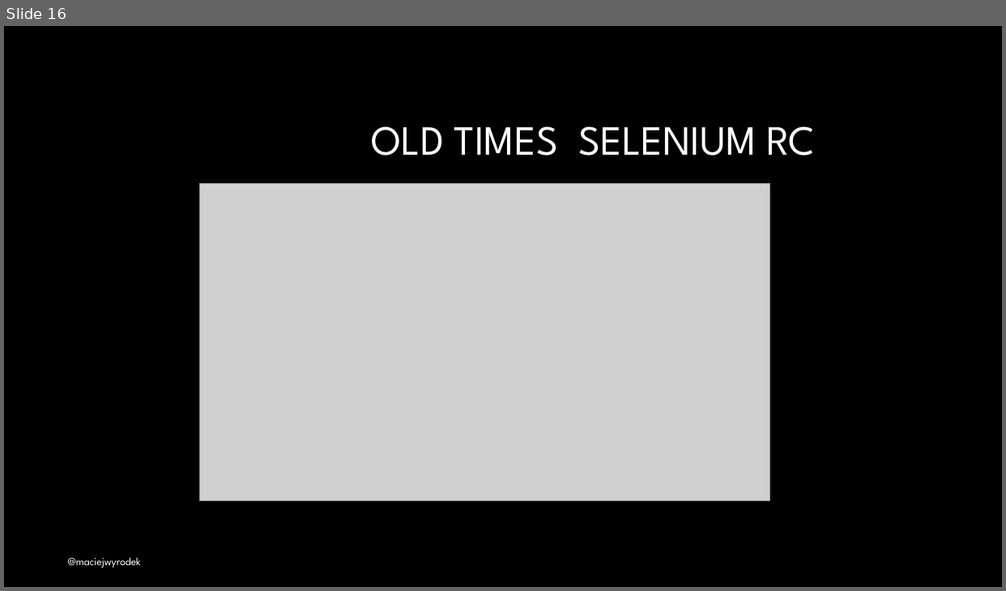
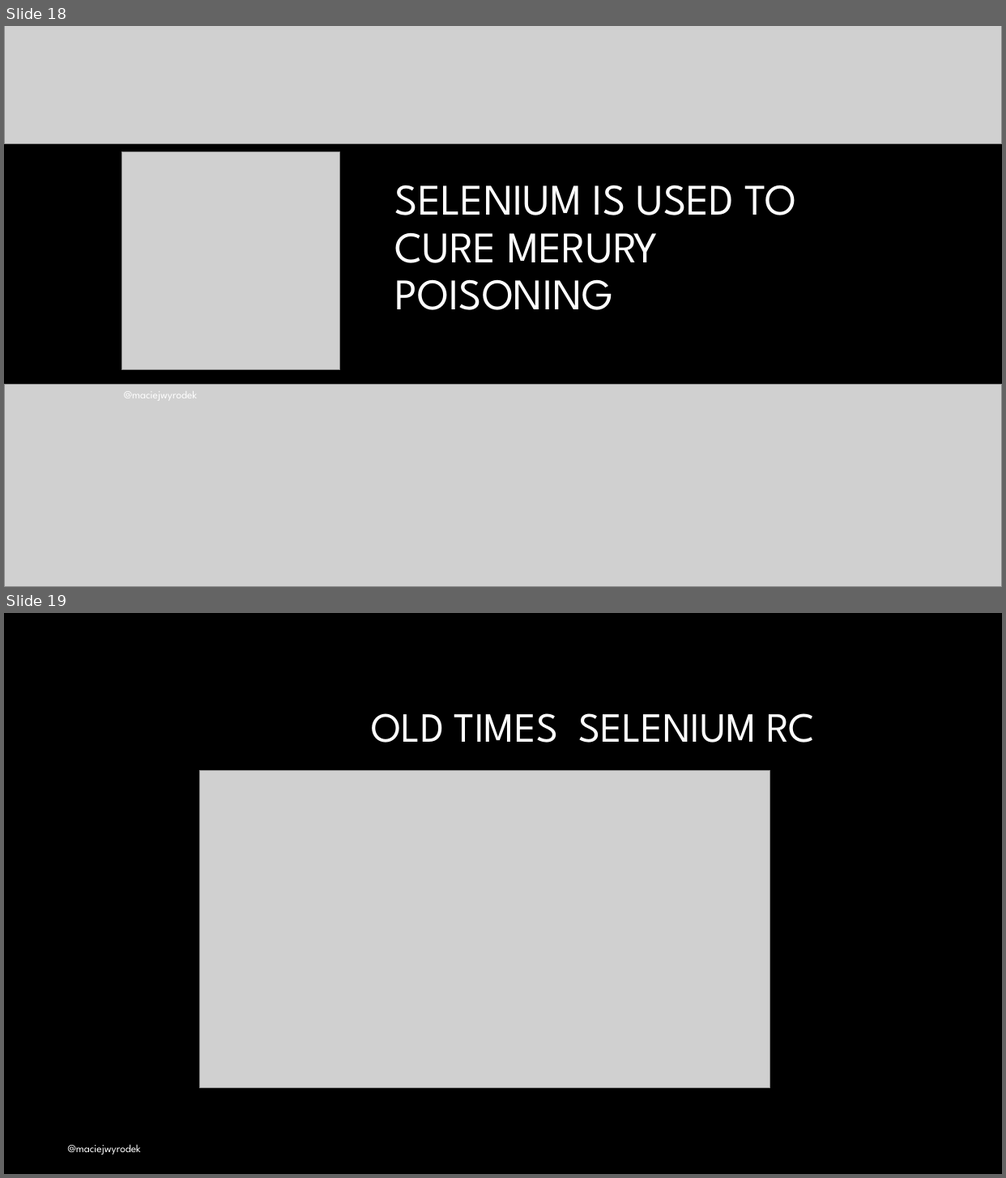
Before and after one commit to mwyrodek/SeleniumPresentation, a slide deck: docs/selenium.pptx. Shown one above the other, each under a label of ours: slide 16 before the commit, slides 18 and 19 after it. The pictures are 1006x591 and 1006x1178 pixels, drawn with LibreOffice and Linux fonts; fonts in the diff are those of the drawing; grey boxes stand for pictures; background and template pictures are left out. Boxes give left, top, right and bottom in pixels: in the first picture for what was removed or moved away, otherwise in the second. Text is boxed around its words. In the diff, an @@ line names an element or a change of style, - is before the commit and + after.

```diff
--- a/docs/selenium.pptx
+++ b/docs/selenium.pptx
@@ slide 18 added at (4,26,1002,587), background #000000 @@
@@ picture added at (4,26,1002,144) @@
@@ picture added at (122,152,340,370) @@
@@ title added at (395,185,796,310), 42 pt, text #FFFFFF @@
+SELENIUM IS USED TO CURE MERURY POISONING
@@ picture added at (4,384,1002,587) @@
@@ text added at (124,391,197,401), 10.5 pt, text #FFFFFF @@
+@maciejwyrodek
@@ what was slide 16 is now slide 19 @@
```
Also in this commit, not shown: 3 slides changed, 3 other slides added.
